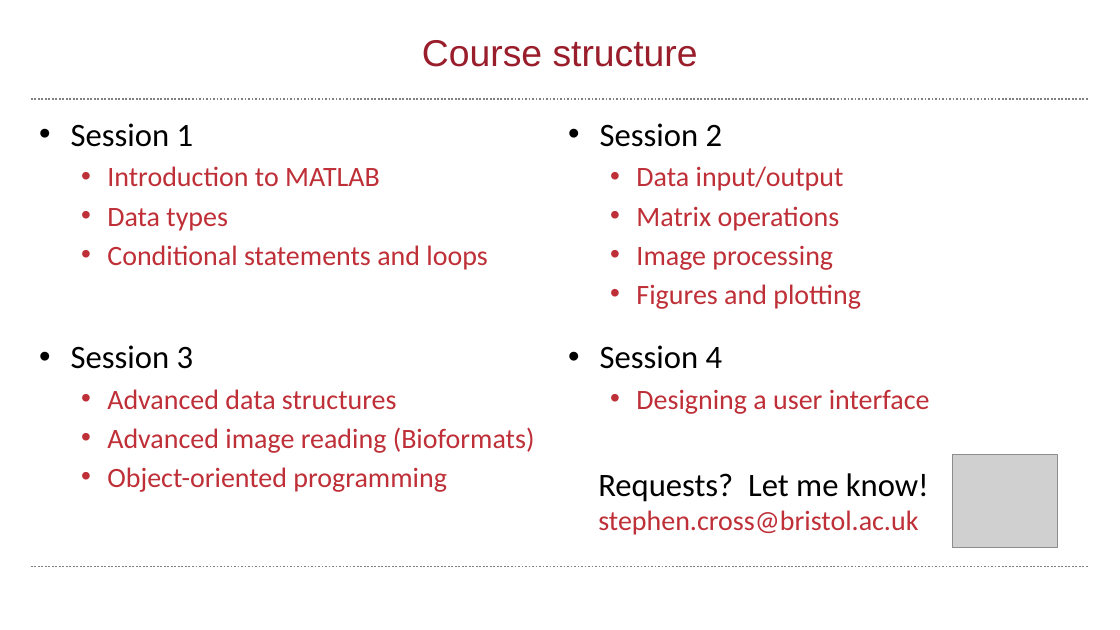
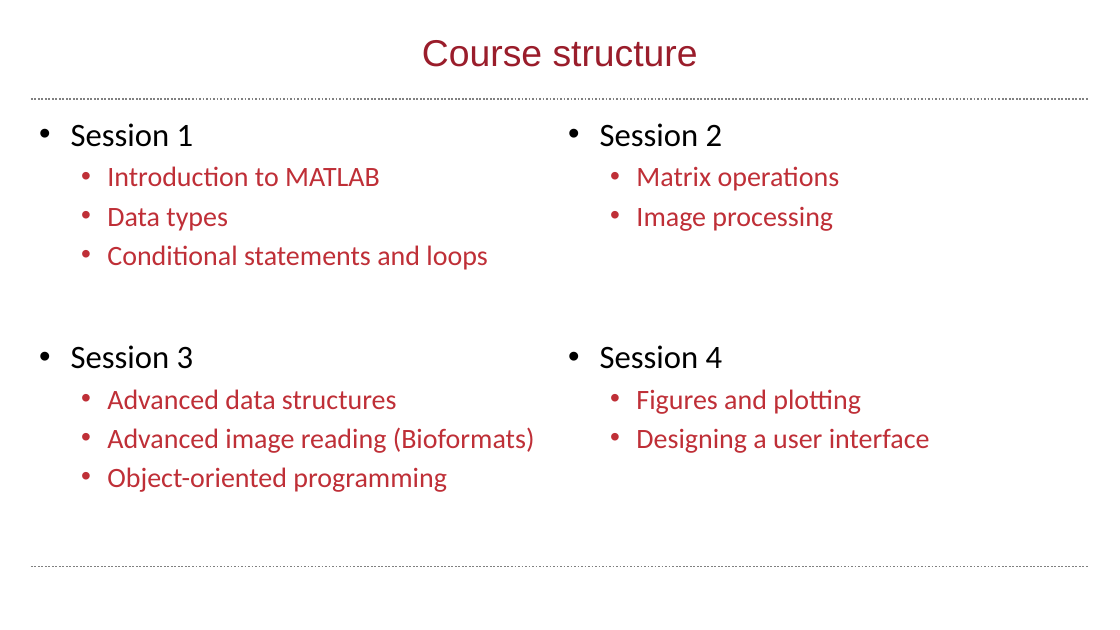
Before and after one commit to wbif-bristol/MATLAB-course, a slide deck: slide 2 of Session 1 - Introduction to MATLAB/MATLAB Session 1.pptx. Drawn at 1120x630 pixels with LibreOffice and Linux fonts; fonts in the diff are those of the drawing; grey boxes stand for pictures; background and template pictures are left out. Boxes give left, top, right and bottom in pixels: in the first picture for what was removed or moved away, otherwise in the second. Text is boxed around its words. In the diff, an @@ line names an element or a change of style, - is before the commit and + after.

```diff
--- a/Session 1 - Introduction to MATLAB/MATLAB Session 1.pptx
+++ b/Session 1 - Introduction to MATLAB/MATLAB Session 1.pptx
@@ text at (x1=636, y1=166, x2=844, y2=191): paragraph removed @@
-  • Data input/output
@@ text removed at (x1=598, y1=473, x2=929, y2=535) @@
-Requests? Let me know!
-stephen.cross@bristol.ac.uk
@@ picture removed at (x1=953, y1=455, x2=1058, y2=548) @@
```
Also in this commit, not shown: 1 slide added, 3 other files.
